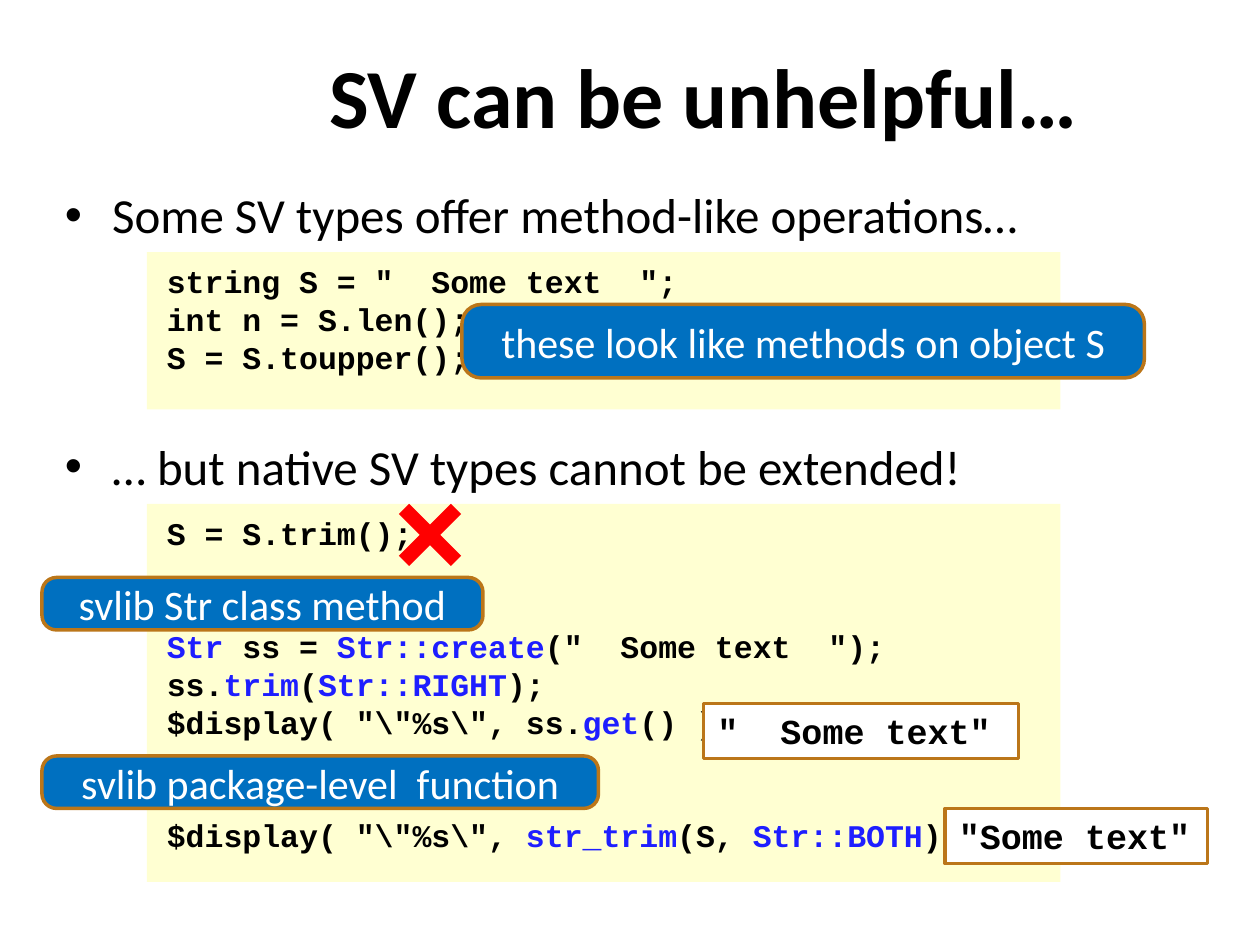
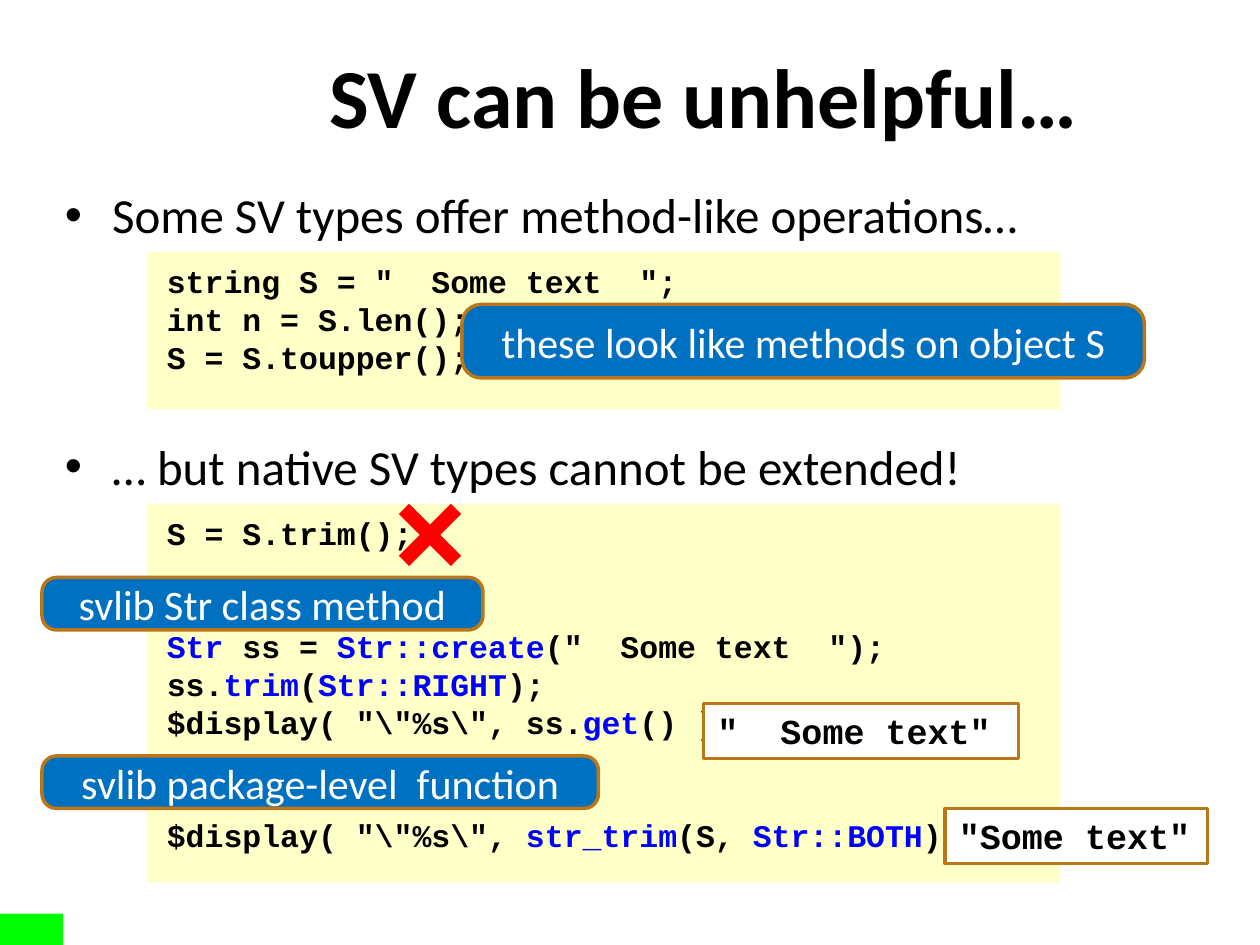
Before and after one commit to xiaoweish/svlib, a slide deck: slide 10 of svlib/doc/163-aq602-latest-draft.pptm. Drawn at 1260x945 pixels with LibreOffice and Linux fonts; fonts in the diff are those of the drawing; background and template pictures are left out. Boxes give left, top, right and bottom in pixels: in the first picture for what was removed or moved away, otherwise in the second. Text is boxed around its words. In the diff, an @@ line names an element or a change of style, - is before the commit and + after.

```diff
--- a/svlib/doc/163-aq602-latest-draft.pptm
+++ b/svlib/doc/163-aq602-latest-draft.pptm
@@ rectangle "S = S.trim();" at [147, 504, 1061, 882]: fill #FFFFD2 to #FFFFC8 @@
@@ text in rectangle at [167, 636, 942, 854]: text colour #1E1EFF to #0000FF in "Str Str::create("", "ss.trim(Str::RIGHT);", "ss.get()", "str_trim(S, Str::BOTH)" @@
@@ rectangle added at [0, 914, 63, 945], fill #00FF00 @@
```
Also in this commit, not shown: 16 other slides changed.
